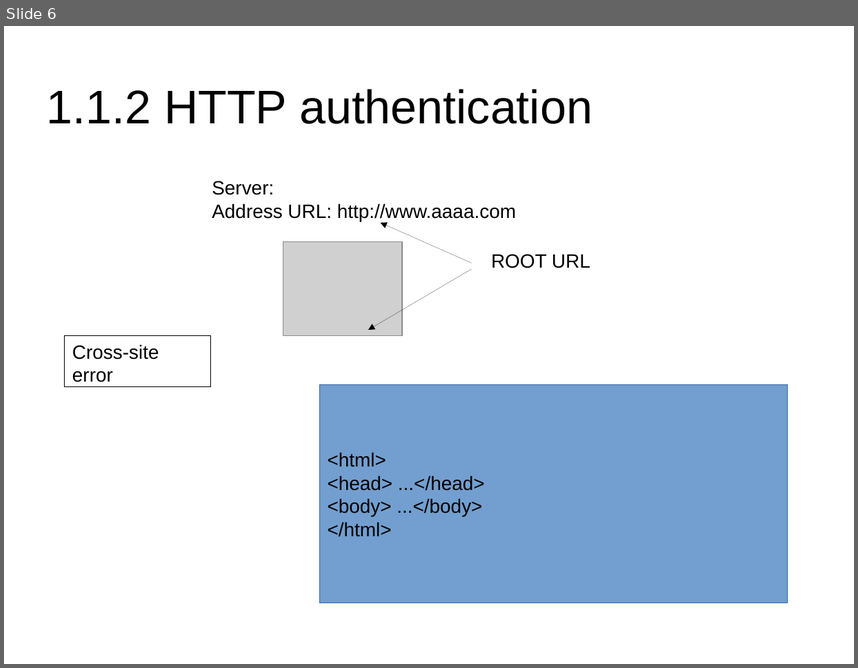
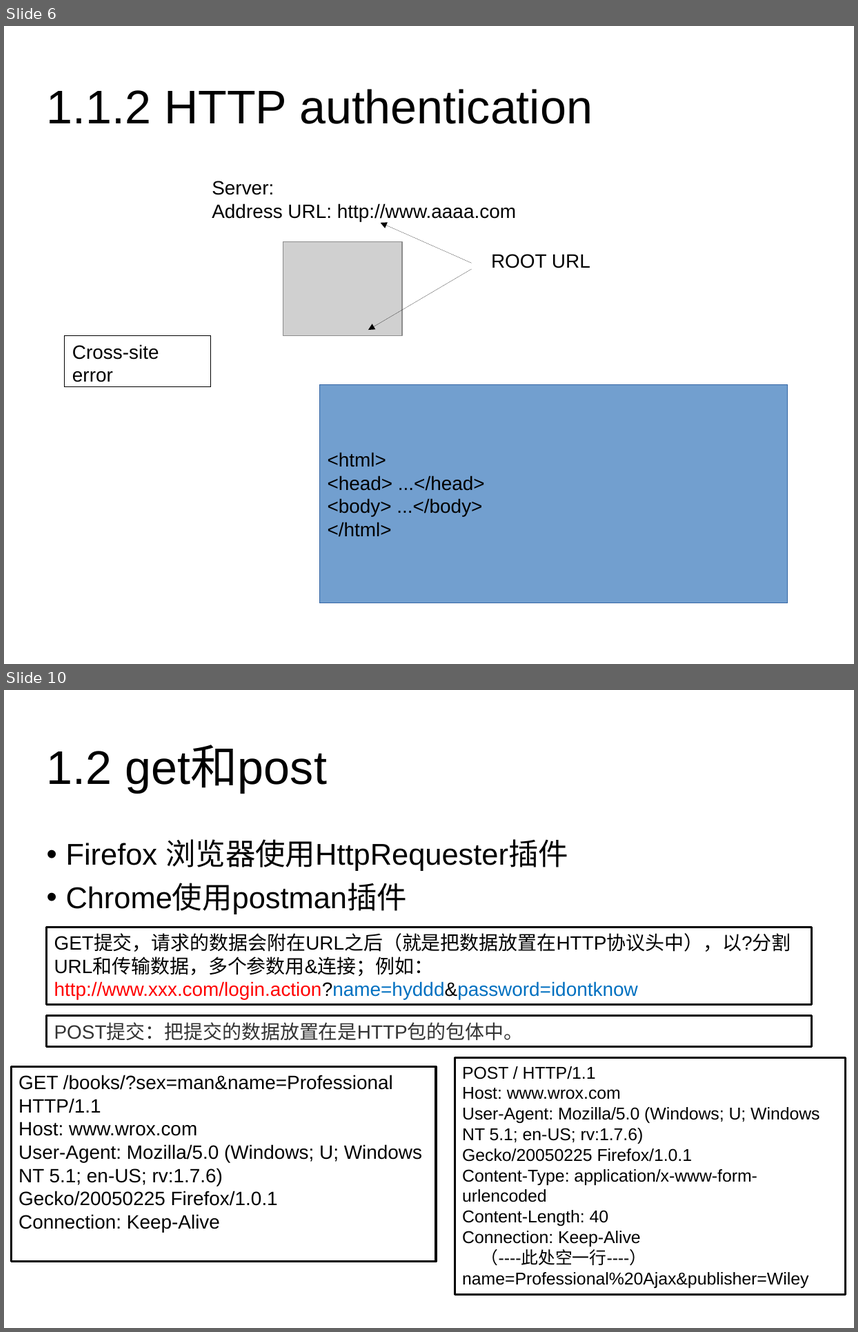
Before and after one commit to masterfish2015/my_project, a slide deck: teaching/javascript_html_server_and_client.pptx. Shown one above the other, each under a label of ours: slide 6 before the commit, slides 6 and 10 after it; the slides between them are not shown. The pictures are 858x668 and 858x1332 pixels, drawn with LibreOffice and Linux fonts; fonts in the diff are those of the drawing; grey boxes stand for pictures. Boxes give left, top, right and bottom in pixels: in the first picture for what was removed or moved away, otherwise in the second. Text is boxed around its words. In the diff, an @@ line names an element or a change of style, - is before the commit and + after.

```diff
--- a/teaching/javascript_html_server_and_client.pptx
+++ b/teaching/javascript_html_server_and_client.pptx
@@ slide 10 added at (x1=4, y1=690, x2=854, y2=1328), background #FFFFFF @@
@@ title added at (x1=47, y1=746, x2=327, y2=792), 44 pt, text #000000 @@
+1.2 get和post
@@ subtitle added at (x1=66, y1=839, x2=568, y2=914), 28 pt, text #000000 @@
+• Firefox 浏览器使用HttpRequester插件
+• Chrome使用postman插件
@@ rectangle added at (x1=46, y1=927, x2=812, y2=1005), fill #FFFFFF, outline #000000 2 pt, 18 pt, text #000000 @@
+GET提交，请求的数据会附在URL之后（就是把数据放置在HTTP协议头中），以?分割URL和传输数据，多个参数用&连接；例如：
+http://www.xxx.com/login.action?name=hyddd&password=idontknow
@@ rectangle added at (x1=46, y1=1016, x2=812, y2=1047), fill #FFFFFF, outline #000000 2 pt, 18 pt, text #333333 @@
+POST提交：把提交的数据放置在是HTTP包的包体中。
@@ rectangle added at (x1=455, y1=1058, x2=846, y2=1294), fill #FFFFFF, outline #000000 2 pt, 16 pt, text #000000 @@
+POST / HTTP/1.1
+Host: www.wrox.com
+User-Agent: Mozilla/5.0 (Windows; U; Windows NT 5.1; en-US; rv:1.7.6)
+Gecko/20050225 Firefox/1.0.1
+Content-Type: application/x-www-form-urlencoded
+Content-Length: 40
+Connection: Keep-Alive
+（----此处空一行----）
+name=Professional%20Ajax&publisher=Wiley
@@ rectangle added at (x1=11, y1=1067, x2=436, y2=1261), fill #FFFFFF, outline #000000 2 pt, 18 pt, text #000000 @@
+GET /books/?sex=man&name=Professional HTTP/1.1
+Host: www.wrox.com
+User-Agent: Mozilla/5.0 (Windows; U; Windows NT 5.1; en-US; rv:1.7.6)
+Gecko/20050225 Firefox/1.0.1
+Connection: Keep-Alive
```
Also in this commit, not shown: 3 slides changed, 52 other slides added, 2 other files.
